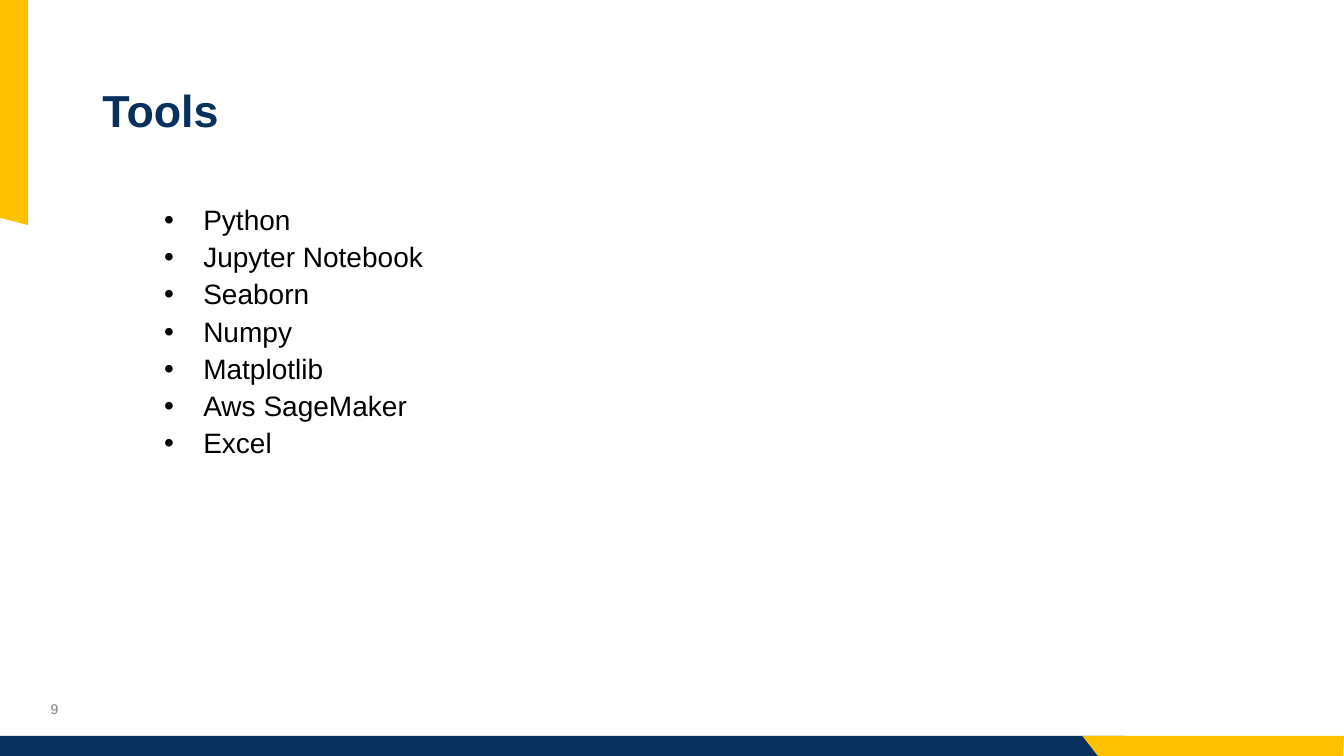
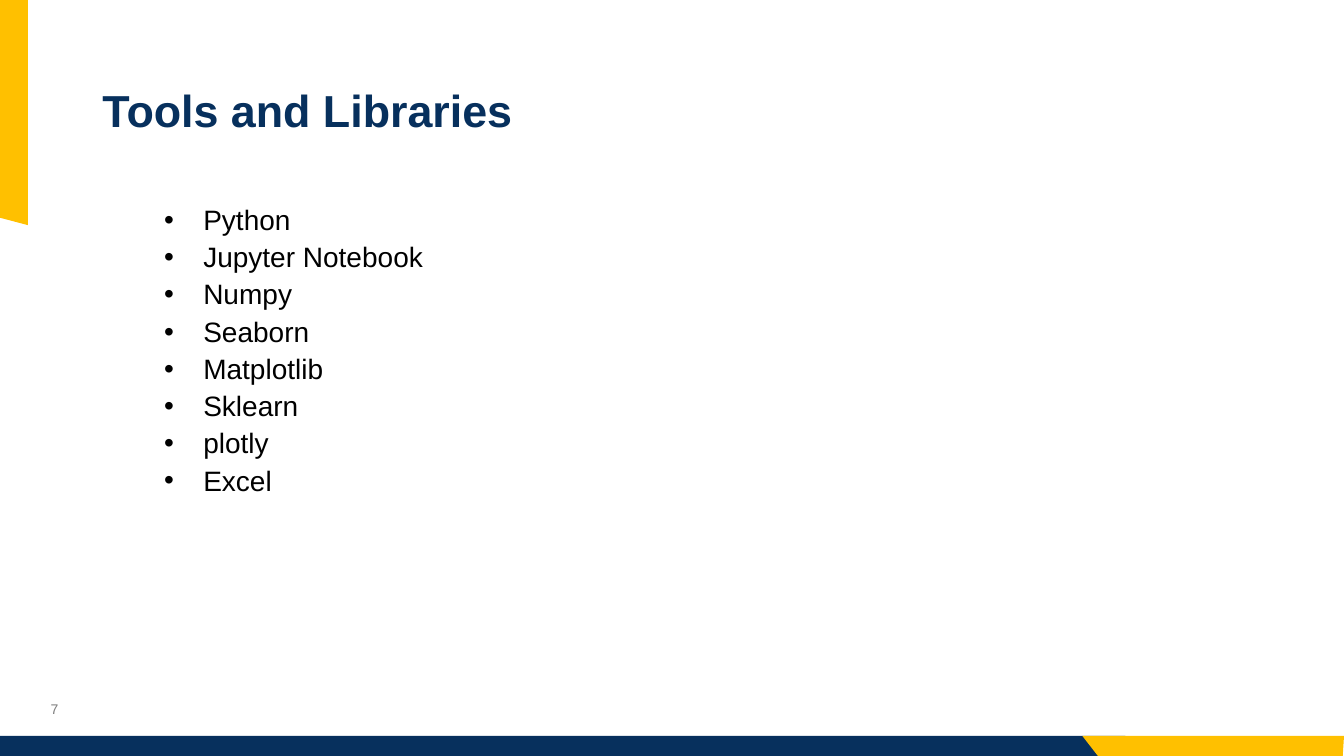
Before and after one commit to jashwanth08/SpringCapstone2023, a slide deck: slide 7 of presentataions/Presentation.pptx (slide 9 before the commit). Drawn at 1344x756 pixels with LibreOffice and Linux fonts; fonts in the diff are those of the drawing; background and template pictures are left out. Boxes give left, top, right and bottom in pixels: in the first picture for what was removed or moved away, otherwise in the second. Text is boxed around its words. In the diff, an @@ line names an element or a change of style, - is before the commit and + after.

```diff
--- a/presentataions/Presentation.pptx
+++ b/presentataions/Presentation.pptx
@@ title at (x1=102, y1=94, x2=512, y2=128): text changed @@
-Tools
+Tools and Libraries
@@ text at (x1=203, y1=284, x2=292, y2=310): paragraph added @@
+  • Numpy
@@ text at (x1=203, y1=322, x2=292, y2=347): paragraph removed @@
-  • Numpy
@@ text at (x1=203, y1=395, x2=298, y2=458): text changed @@
-  • Aws SageMaker
+  • Sklearn
+  • plotly
@@ page number at (x1=51, y1=704, x2=59, y2=714): text changed @@
-9
+7
```
Also in this commit, not shown: 2 other slides changed, 23 slides added, 6 slides removed.
